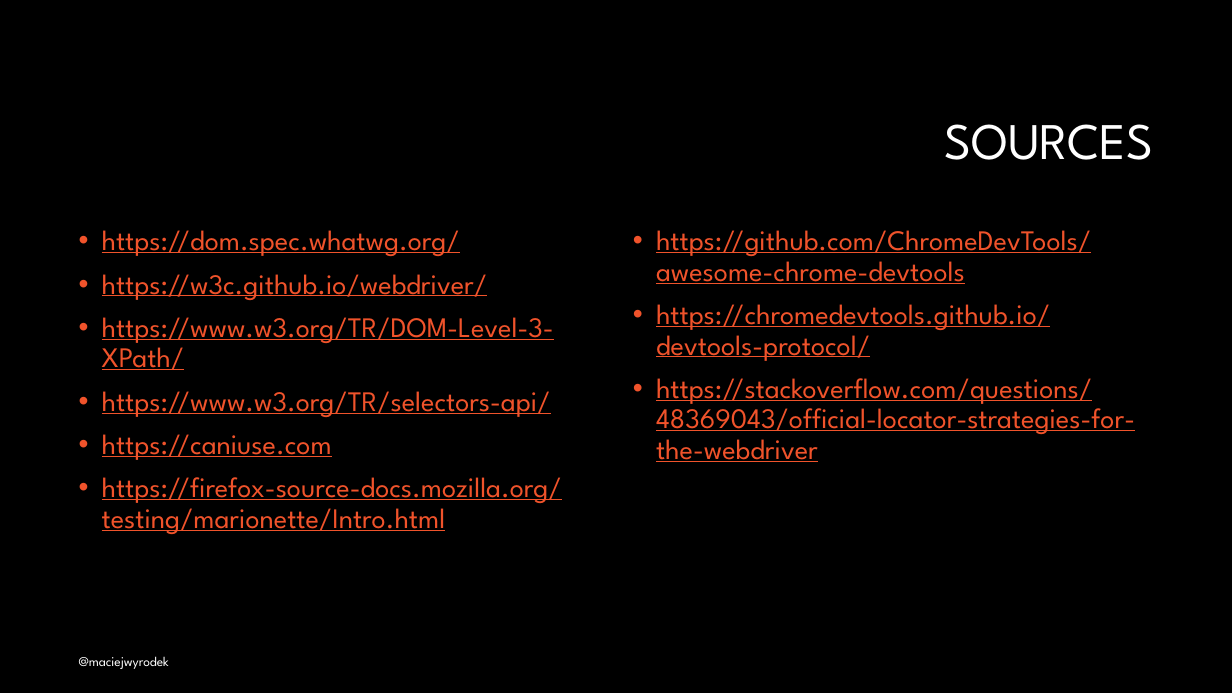
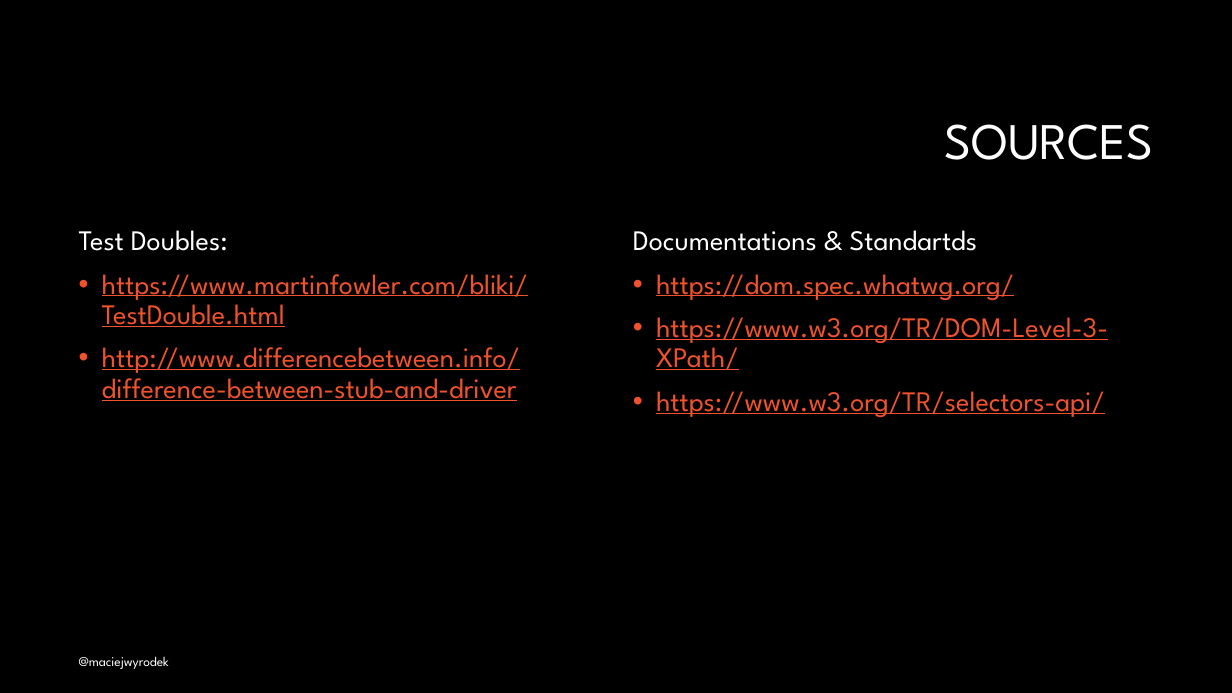
Before and after one commit to mwyrodek/SeleniumPresentation, a slide deck: slide 41 of docs/selenium.pptx (slide 37 before the commit). Drawn at 1232x693 pixels with LibreOffice and Linux fonts; fonts in the diff are those of the drawing; background and template pictures are left out. Boxes give left, top, right and bottom in pixels: in the first picture for what was removed or moved away, otherwise in the second. Text is boxed around its words. In the diff, an @@ line names an element or a change of style, - is before the commit and + after.

Commit message:
update to presentation

```diff
--- a/docs/selenium.pptx
+++ b/docs/selenium.pptx
@@ text at <box>79,230,528,401</box>: text changed @@
-• https://dom.spec.whatwg.org/
-• https://w3c.github.io/webdriver/
-• https://www.w3.org/TR/DOM-Level-3-XPath/
-• https://www.w3.org/TR/selectors-api/
-• https://caniuse.com
-• https://firefox-source-docs.mozilla.org/testing/marionette/Intro.html
+Test Doubles:
+• https://www.martinfowler.com/bliki/TestDouble.html
+• http://www.differencebetween.info/difference-between-stub-and-driver
@@ text at <box>633,230,1108,417</box>: text changed @@
-• https://github.com/ChromeDevTools/awesome-chrome-devtools
-• https://chromedevtools.github.io/devtools-protocol/
-• https://stackoverflow.com/questions/48369043/official-locator-strategies-for-the-webdriver
+Documentations & Standartds
+• https://dom.spec.whatwg.org/
+• https://www.w3.org/TR/DOM-Level-3-XPath/
+• https://www.w3.org/TR/selectors-api/
```
Also in this commit, not shown: 5 slides added.
